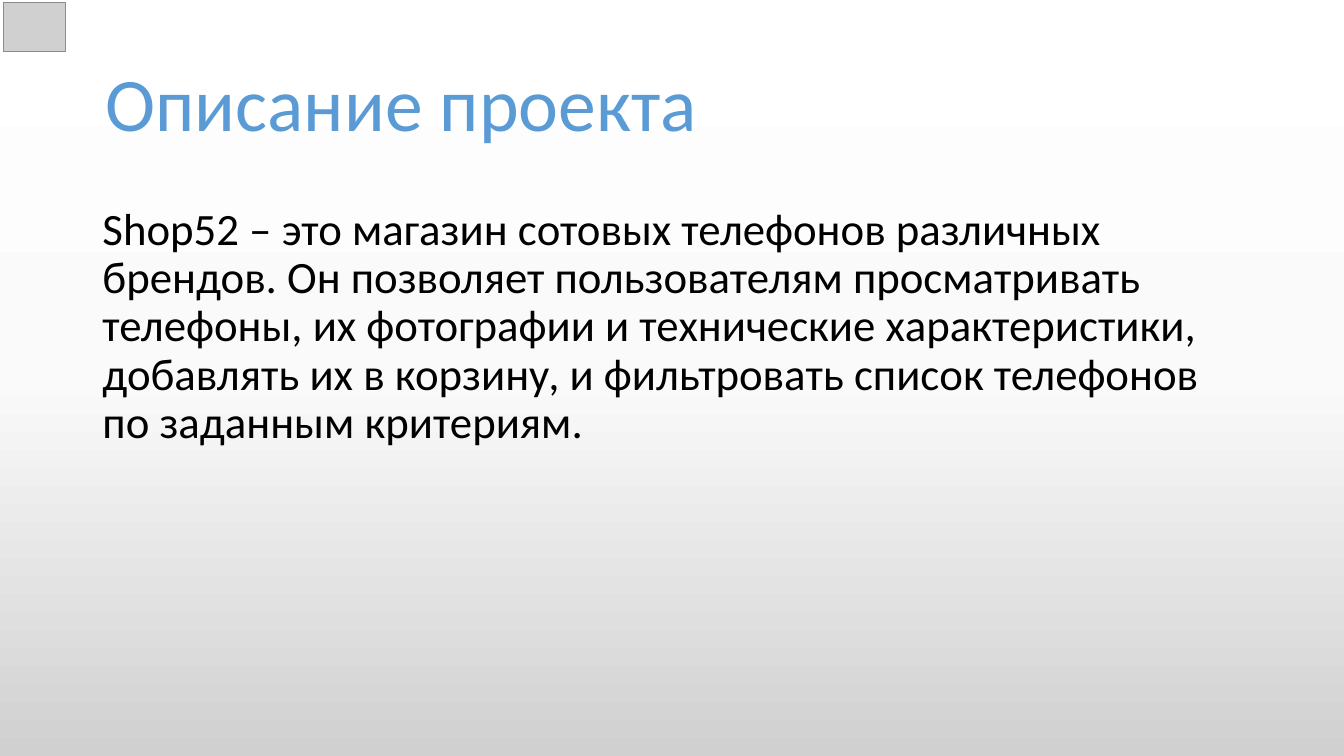
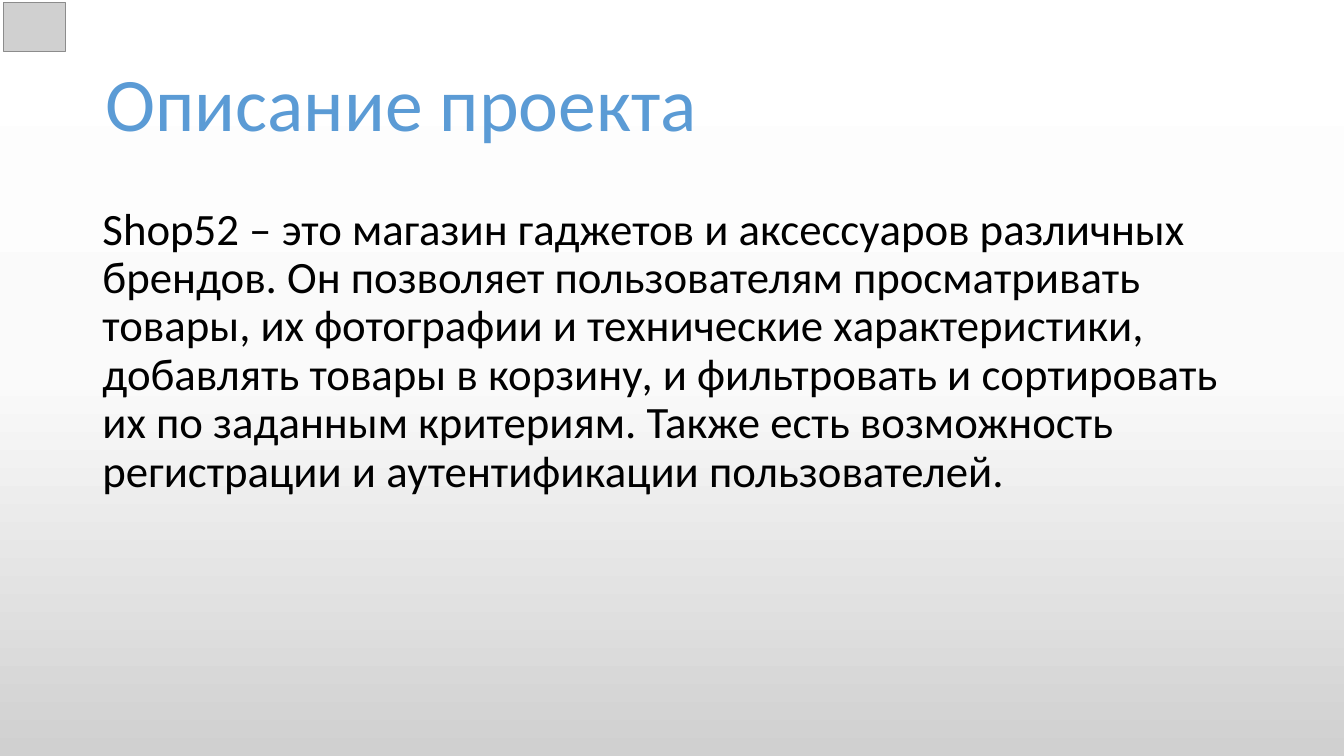
Before and after one commit to alexusievich/DemoProject, a slide deck: slide 2 of Project presentation.pptx. Drawn at 1344x756 pixels with LibreOffice and Linux fonts; fonts in the diff are those of the drawing; grey boxes stand for pictures. Boxes give left, top, right and bottom in pixels: in the first picture for what was removed or moved away, otherwise in the second. Text is boxed around its words. In the diff, an @@ line names an element or a change of style, - is before the commit and + after.

```diff
--- a/Project presentation.pptx
+++ b/Project presentation.pptx
@@ text at [102, 214, 1218, 495]: text changed @@
-Shop52 – это магазин сотовых телефонов различных брендов. Он позволяет пользователям просматривать телефоны, их фотографии и технические характеристики, добавлять их в корзину, и фильтровать список телефонов по заданным критериям.
+Shop52 – это магазин гаджетов и аксессуаров различных брендов. Он позволяет пользователям просматривать товары, их фотографии и технические характеристики, добавлять товары в корзину, и фильтровать и сортировать их по заданным критериям. Также есть возможность регистрации и аутентификации пользователей.
```
Also in this commit, not shown: 8 other slides changed, 3 slides added, 1 slide removed, 3 other files.
